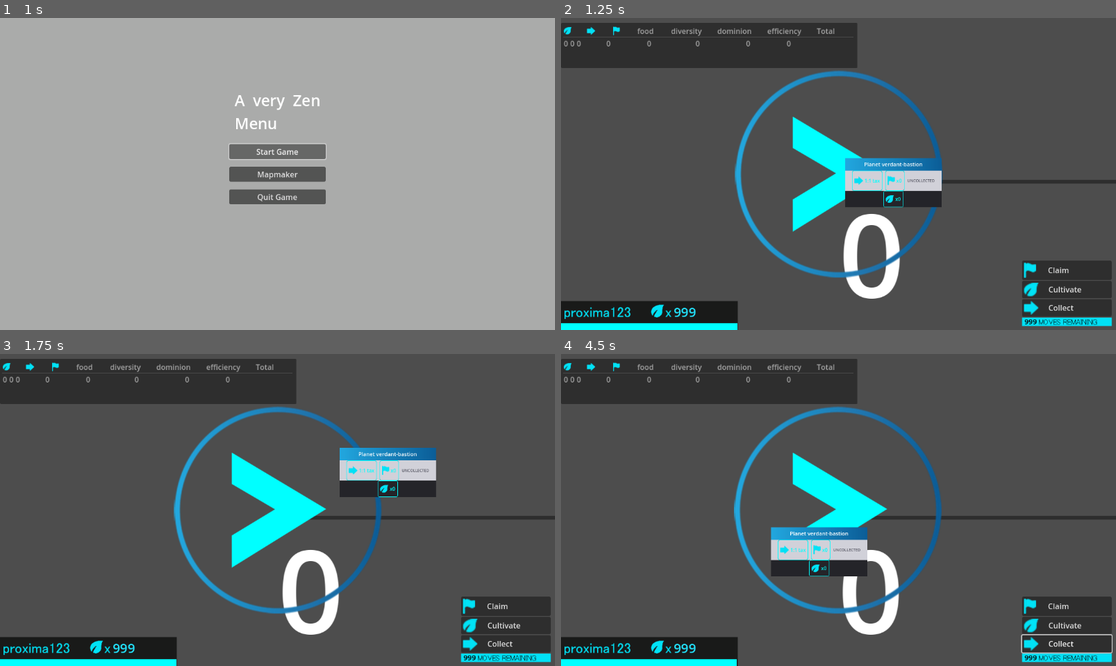
Above: before the commit, frames 1-4 (two rows, left to right).
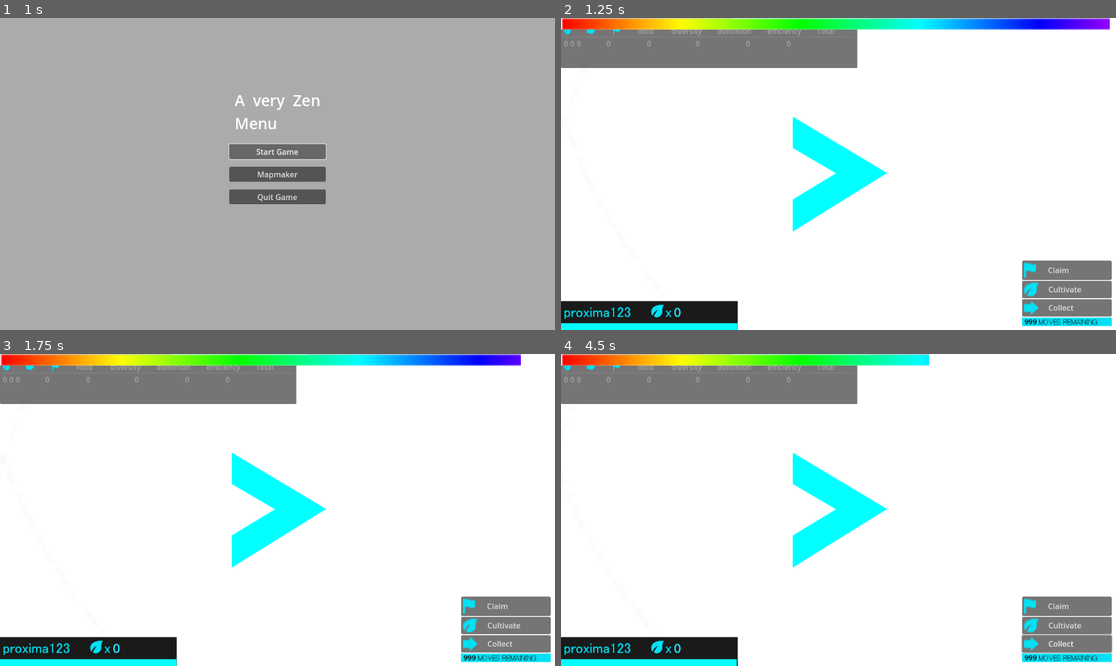
Above: after the commit, the same moments.

Repository: phyto99/Centauri
Game: Godot game, scene res://menu.tscn
Same seed, same stepped clock (60 frames per second), same inputs: the game is played once before the commit and once after it. Sound files missing from this copy of the repository are replaced by a short silence.
Inputs (mouse positions are in pixels of both pictures, inside the frame that each line leads up to):
- Up to frame 1 (1 s): click "Start Game" at 0.5 s
- Up to frame 2 (1.25 s): no input
- Up to frame 3 (1.75 s): tap Enter at 1.25 s; drag from (277, 510) to (333, 441) at 1.27 s
- Up to frame 4 (4.5 s): click "Claim" at 2 s; click "Cultivate" at 2.75 s; click "Collect" at 3.5 s; tap Space (thrust) at 4.25 s; drag from (727, 525) to (838, 510) at 4.27 s

Frame 1 is identical in both runs. In frame 2, 93% of the frame differs, in the area x 0-100%, y 0-100%; in frame 3, 93%; in frame 4, 94%.
Error before the commit: Invalid access to property or key 'pressed' on a base object of type 'Nil'. (res://ui.gd:18)

Commit message:
fix: timebar self-reference, collect button null, sun flag in scene
timebar.gd: removed $UI/Timebar self-reference, use self.material directly
ui.gd: collect_button was null export, find via get_node_or_null path
main.tscn: collect_button NodePath set, is_sun=true on PlanetBuilder node,
player_crops_label script wired to playercrops label

Co-Authored-By: Claude Sonnet 4.6 <noreply@anthropic.com>

Diff:
--- a/main.tscn
+++ b/main.tscn
@@ -16,6 +16,7 @@
 [ext_resource type="PackedScene" uid="uid://dai4khkf82315" path="res://scoreboard.tscn" id="12_rdf2a"]
 [ext_resource type="Texture2D" uid="uid://b1fe1axpqoltg" path="res://UI/cultivatesmall.svg" id="12_yck52"]
 [ext_resource type="Texture2D" uid="uid://5d3gff7xrii1" path="res://UI/collect.svg" id="13_q2t6h"]
+[ext_resource type="Script" path="res://player_crops_label.gd" id="15_hwgsd"]
 [ext_resource type="Shader" path="res://timebar.gdshader" id="16_7gpu8"]
 [ext_resource type="Script" path="res://movesleft_2.gd" id="16_o5c86"]
 [ext_resource type="Texture2D" uid="uid://yoegu2a48mq6" path="res://UI/Timebar.svg" id="17_20s6f"]
@@ -45,12 +46,13 @@
 sprite_scene = ExtResource("3_4k0bi")
 claim_stamp_scene = ExtResource("3_6u3hu")
 cultivate_stamp_scene = ExtResource("9_70svg")
+is_sun = true
 
 [node name="Sprite2D" type="Sprite2D" parent="PlanetBuilder"]
 visible = false
 texture = ExtResource("7_6lr3u")
 
-[node name="UI" type="Control" parent="." node_paths=PackedStringArray("claim_button", "cultivate_button")]
+[node name="UI" type="Control" parent="." node_paths=PackedStringArray("claim_button", "cultivate_button", "collect_button")]
 layout_mode = 3
 anchors_preset = 0
 offset_right = 40.0
@@ -58,6 +60,7 @@
 script = ExtResource("4_hgggt")
 claim_button = NodePath("CanvasLayer/Claim")
 cultivate_button = NodePath("CanvasLayer/Cultivate")
+collect_button = NodePath("CanvasLayer/Collect")
 
 [node name="SizeSlider" type="HSlider" parent="UI"]
 layout_mode = 0
@@ -114,7 +117,7 @@
 offset_right = 330.0
 offset_bottom = 647.0
 theme_override_font_sizes/font_size = 27
-text = "999"
+script = ExtResource("15_hwgsd")
 
 [node name="movesleft" type="Sprite2D" parent="UI/CanvasLayer"]
 position = Vector2(1050, 631)
--- a/timebar.gd
+++ b/timebar.gd
@@ -1,6 +1,5 @@
 extends Sprite2D
 
-@onready var timebar = $UI/Timebar
 @onready var timer = $Timer
 var total_time = 10.0
 var elapsed_time = 0.0
@@ -17,9 +16,8 @@
 		set_timebar_progress(progress)
 
 func set_timebar_progress(value: float):
-	# Access the material directly when setting the parameter
-	if timebar and timebar.material:
-		timebar.material.set_shader_parameter("progress", value)
+	if material:
+		material.set_shader_parameter("progress", value)
 
 func _on_timer_timeout() -> void:
 	pass # Replace with function body.
Not shown: 1 places in main.tscn that only renumber resources
